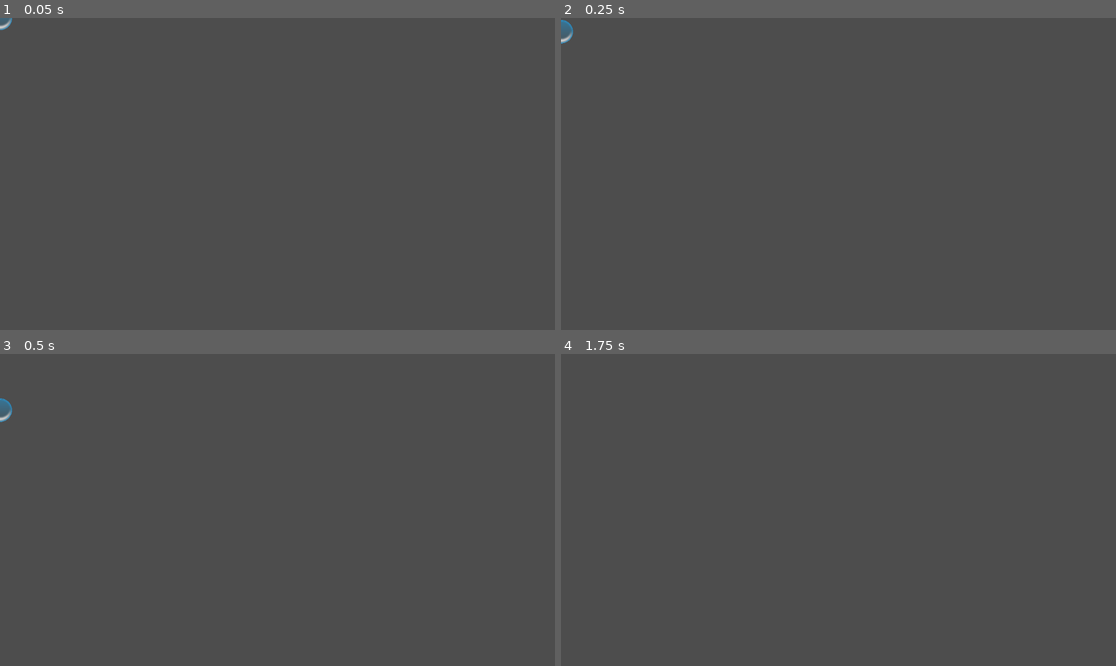
Above: before the commit, frames 1-4 (two rows, left to right).
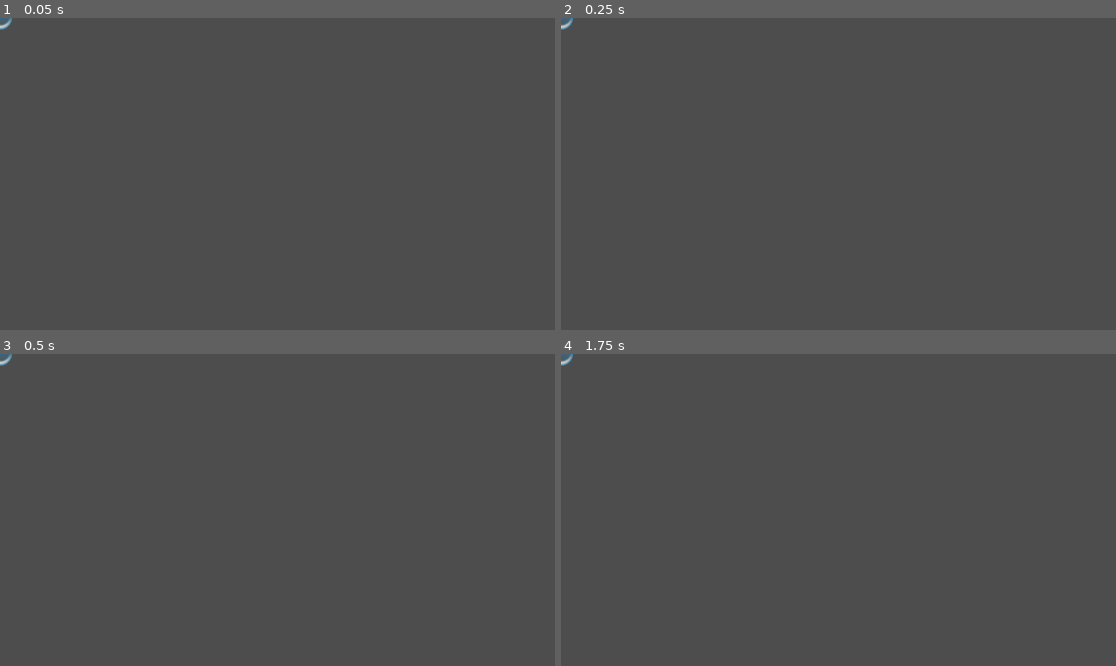
Above: after the commit, the same moments.

Repository: vjant118/bubbles
Game: Godot game, scene res://Actors/bubble.tscn
The game is run twice, just before and just after one commit, with the same random seed, the same clock (stepped at 60 frames per second) and the same inputs.
Inputs (mouse positions are in pixels of both pictures, inside the frame that each line leads up to):
- Up to frame 1 (0.05 s): no input
- Up to frame 2 (0.25 s): no input
- Up to frame 3 (0.5 s): no input
- Up to frame 4 (1.75 s): move the mouse to (960, 494) at 0.52 s; click (960, 494) at 0.67 s; tap Enter at 1.25 s; move the mouse to (727, 525) at 1.27 s; click (727, 525) at 1.42 s

The runs differ from the first frame. In frame 1, less than 0.1% of the frame differs, in the area x 0-3%, y 1-5%; in frame 2, 0.2%; in frame 3, 0.2%, in the area x 0-3%, y 0-22%; in frame 4, less than 0.1%.

Commit message:
Bubble can be pushed now

Diff:
--- /dev/null
+++ b/blowing-bubbles/Actors/bubble.gd
@@ -0,0 +1,11 @@
+extends RigidBody2D
+
+
+# Called when the node enters the scene tree for the first time.
+func _ready() -> void:
+	pass # Replace with function body.
+
+
+# Called every frame. 'delta' is the elapsed time since the previous frame.
+func _process(delta: float) -> void:
+	pass
--- a/blowing-bubbles/Actors/bubble.tscn
+++ b/blowing-bubbles/Actors/bubble.tscn
@@ -1,11 +1,14 @@
 [gd_scene format=3 uid="uid://bqg43s3ikgk50"]
 
 [ext_resource type="Texture2D" uid="uid://dfogsk2bilc14" path="res://Assets/Soap-Bubbles-PNG-Transparent-Picture-3034348104.png" id="1_3f0hs"]
+[ext_resource type="Script" uid="uid://dt00uf5d5osqm" path="res://Actors/bubble.gd" id="1_3mgos"]
 
 [sub_resource type="CircleShape2D" id="CircleShape2D_d2ri8"]
-radius = 22.203604
+radius = 25.0
 
-[node name="bubble" type="RigidBody2D" unique_id=2022378048]
+[node name="bubble" type="RigidBody2D" unique_id=406493826]
+gravity_scale = 0.0
+script = ExtResource("1_3mgos")
 
 [node name="CollisionShape2D" type="CollisionShape2D" parent="." unique_id=80668382]
 shape = SubResource("CircleShape2D_d2ri8")
--- a/blowing-bubbles/Actors/mouseblower.gd
+++ b/blowing-bubbles/Actors/mouseblower.gd
@@ -1,12 +1,24 @@
 extends Area2D
+
+@export var wind_force: float = 2.5
 
 func _process(_delta):
 	global_position = get_global_mouse_position()
+
 	if Input.is_mouse_button_pressed(MOUSE_BUTTON_LEFT):
 		print("Button press")
 		$CollisionShape2D.set_deferred("disabled", false)
 		$Sprite2D.set_deferred("visible", true)
+		blow()
 	else:
 		print("Button not pressed")
 		$CollisionShape2D.set_deferred("disabled", true)
 		$Sprite2D.set_deferred("visible", false)
+
+func blow():
+	var bodies = get_overlapping_bodies()
+
+	for body in bodies:
+		if body is RigidBody2D:
+			var direction = (body.global_position - global_position).normalized()
+			body.apply_central_impulse(direction * wind_force)
--- /dev/null
+++ b/blowing-bubbles/hitbox_testing_scene.tscn
@@ -0,0 +1,12 @@
+[gd_scene format=3 uid="uid://dqxm7yhreu6yd"]
+
+[ext_resource type="PackedScene" uid="uid://bw26fn0vm8sks" path="res://Actors/mouseblower.tscn" id="1_dbmdv"]
+[ext_resource type="PackedScene" uid="uid://bqg43s3ikgk50" path="res://Actors/bubble.tscn" id="2_r45yr"]
+
+[node name="HitboxTestingScene" type="Node2D" unique_id=103971390]
+
+[node name="mouseblower" parent="." unique_id=124156406 instance=ExtResource("1_dbmdv")]
+position = Vector2(1066, 41)
+
+[node name="bubble" parent="." unique_id=406493826 instance=ExtResource("2_r45yr")]
+position = Vector2(547, 314)
Not shown, added: blowing-bubbles/Actors/bubble.gd.uid
